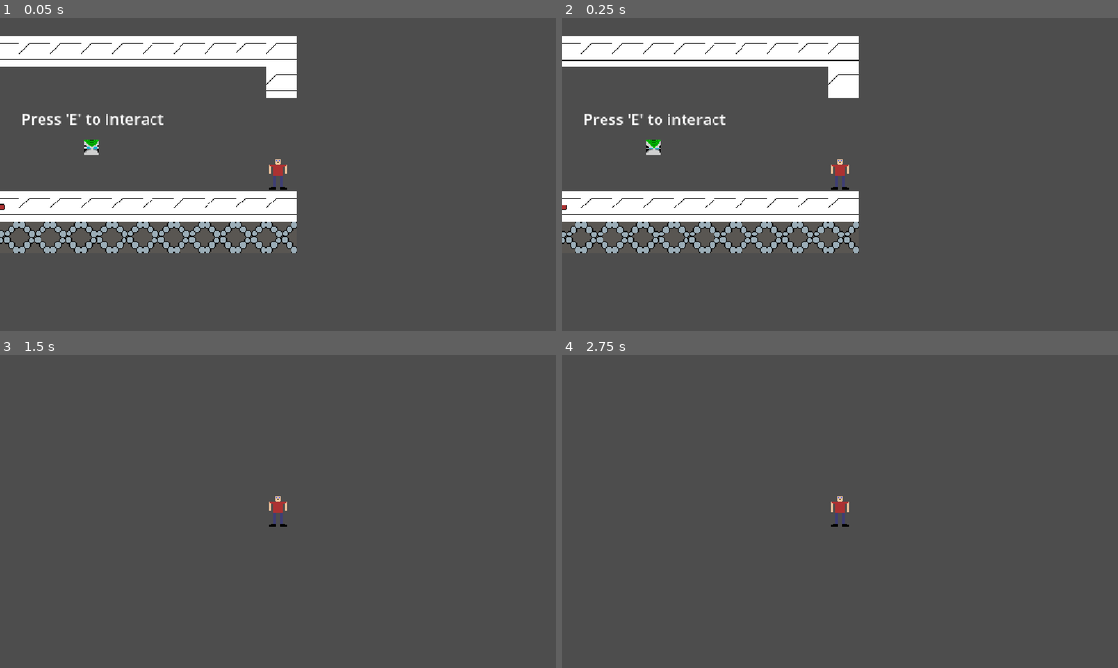
Above: before the commit, frames 1-4 (two rows, left to right).
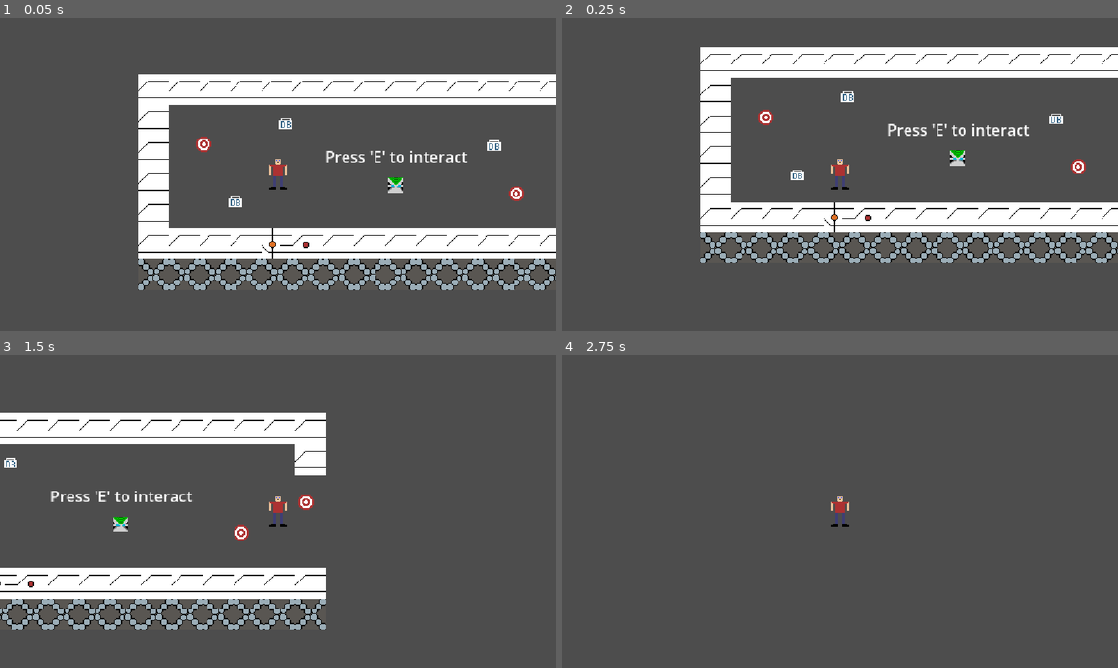
Above: after the commit, the same moments.

Repository: SysadmnIvy27/Final_game_dev
Game: Godot game, scene res://main/main.tscn
The game is run twice, just before and just after one commit, with the same random seed, the same clock (stepped at 60 frames per second) and the same inputs.
Inputs:
- Up to frame 1 (0.05 s): no input
- Up to frame 2 (0.25 s): no input
- Up to frame 3 (1.5 s): tap E (interact) at 0.5, 0.6, 1.25 s; hold D (move_right) from 0.53 s (still down); tap Space (jump) at 0.77, 1.07 s; tap Tab (swap_drone_action, bound only after the commit) at 0.8, 1.35 s
- Up to frame 4 (2.75 s): tap Space (jump) at 1.52, 1.55, 1.82, 2.1 s; tap E (interact) at 2, 2.3 s; release D (move_right) at 2.03 s; hold A (move_left) from 2.03 s (still down)

The runs differ from the first frame. In frame 1, 33% of the frame differs, in the area x 0-100%, y 5-87%; in frame 2, 27%; in frame 3, 16%; in frame 4, less than 0.1%.

Commit message:
v0.1.1 Olivar WIP

Diff:
--- a/entities/items/oliver_item/oliver_item.gd
+++ b/entities/items/oliver_item/oliver_item.gd
@@ -8,6 +8,7 @@
 @onready var detection_range = $detection_range
 @onready var timer = $Cooldown
 @onready var tooltip = $tooltip
+@onready var camera = $Camera2D
 @export var projectile_scene : PackedScene
 var has_owner = false
 var can_teleport = false
@@ -15,9 +16,11 @@
 var SPEED = 100.0
 var team
 var cooldown = 1
-var follow_dist = 50
+var follow_dist = 75
 var teleport_dist = 500
 var move_target : Node
+var modes = ["Sentry","AI","Player Control"]
+var mode = 1
 
 # Called when the node enters the scene tree for the first time.
 func _ready() -> void:
@@ -27,86 +30,115 @@
 # Called every frame. 'delta' is the elapsed time since the previous frame.
 func _physics_process(_delta: float) -> void:
 	if has_owner:
-		# gettitng targets
-		var targets : Array
-		for area in detection_range.get_overlapping_areas():
-			if area.is_in_group("targetable"):
-				targets.append(area)
-				if debug:
-					print(area.name + " area")
-		for body in detection_range.get_overlapping_bodies():
-			if body.is_in_group("targetable"):
-				targets.append(body)
-				if debug:
-					print(body.name + " body")
+		if modes[mode - 1] == "Sentry":
+			Sentry_mode()
+		elif modes[mode - 1] == "AI":
+			AI_mode()
+		elif modes[mode - 1] == "Player Control":
+			Player_Ctrl()
 
-		var closest_target : Node
-		var target_dist : float
-		closest_target = null
-		target_dist = 1000
+func Sentry_mode():
+	attack()
+
+func AI_mode():
+	# gettitng targets
+	var targets : Array
+	for area in detection_range.get_overlapping_areas():
+		if area.is_in_group("targetable"):
+			targets.append(area)
+			if debug:
+				print(area.name + " area")
+	for body in detection_range.get_overlapping_bodies():
+		if body.is_in_group("targetable"):
+			targets.append(body)
+			if debug:
+				print(body.name + " body")
+
+	var closest_target : Node
+	var target_dist : float
+	closest_target = null
+	target_dist = 1000
+	for target in targets:
+		if target.is_in_group("interactable"):
+			if global_position.distance_to(target.global_position) < target_dist:
+				closest_target = target
+				target_dist = global_position.distance_to(target.global_position)
+	move_target = closest_target
+	can_teleport = false
+	if closest_target != null and debug:
+		print("The closest target is: " + closest_target.name + " " + str(target_dist))
+
+	if debug:
+		print("List Start:")
 		for target in targets:
-			if target.is_in_group("interactable"):
-				if global_position.distance_to(target.global_position) < target_dist:
-					closest_target = target
-					target_dist = global_position.distance_to(target.global_position)
-		move_target = closest_target
-		can_teleport = false
-		if closest_target != null and debug:
-			print("The closest target is: " + closest_target.name + " " + str(target_dist))
+			print(target.name + " distance: " + str(global_position.distance_to(target.global_position)))
+
+	if move_target == null:
+		move_target = movement_marker
+		can_teleport = true
+
+	var movement_direction = (move_target.global_position - global_position).normalized()
+
+	var dist = global_position.distance_to(move_target.global_position)
+
+	if dist > follow_dist and dist < teleport_dist and move_target == movement_marker: # follow logic
+		velocity = movement_direction * SPEED
+	elif dist > teleport_dist and can_teleport: # teleportation logic
+		global_position = movement_marker.global_position
+	elif move_target != movement_marker:
+		velocity = movement_direction * SPEED
+	else:
+		if velocity.x > 1.4:
+			velocity.x -= 1
+		elif velocity.x < -1.4:
+			velocity.x += 1
+		elif velocity.x < 1.5 and velocity.x > -1.5:
+			velocity.x = 0
+
+		if velocity.y > 4.8:
+			velocity.y -= 1
+		elif velocity.y < -4.8:
+			velocity.y += 1
+		elif velocity.y < 8.5 and velocity.y > -8.5:
+			velocity.y = 0
 
 		if debug:
-			print("List Start:")
-			for target in targets:
-				print(target.name + " distance: " + str(global_position.distance_to(target.global_position)))
-
-		if move_target == null:
-			move_target = movement_marker
-			can_teleport = true
-
-		var movement_direction = (move_target.global_position - global_position).normalized()
-
-		var dist = global_position.distance_to(move_target.global_position)
-
-		if dist > follow_dist and dist < teleport_dist and move_target == movement_marker: # follow logic
-			velocity = movement_direction * SPEED
-		elif dist > teleport_dist and can_teleport: # teleportation logic
-			global_position = movement_marker.global_position
-		elif move_target != movement_marker:
-			velocity = movement_direction * SPEED
-		else:
-			if velocity.x > 1.4:
-				velocity.x -= 1
-			elif velocity.x < -1.4:
-				velocity.x += 1
-			elif velocity.x < 1.5 and velocity.x > -1.5:
-				velocity.x = 0
-
-			if velocity.y > 1.4:
-				velocity.y -= 1
-			elif velocity.y < -1.4:
-				velocity.y += 1
-			elif velocity.y < 1.5 and velocity.y > -1.5:
-				velocity.y = 0
-
 			print(str(velocity))
 
-		move_and_slide()
+	move_and_slide()
 
-		# attack logic
-		if timer.is_stopped() and has_owner:
-			for area in attack_range.get_overlapping_areas():
-				if area.is_in_group("targetable") and (area.team != "neutral" and area.team != team):
-					shoot(area)
-					timer.start(cooldown)
-					break
+	attack()
+	interaction()
 
-		# interact logic
-		for area in interact_range.get_overlapping_areas():
-			if area.is_in_group("interactable") and (area != owner_entity and area != self):
-				area.interact(self)
-		for body in interact_range.get_overlapping_bodies():
-			if body.is_in_group("interactable") and (body != owner_entity and body != self):
-				body.interact(self)
+func Player_Ctrl():
+	var direction : Vector2
+	direction.x = Input.get_axis("move_left", "move_right")
+	direction.y = Input.get_axis("move_up", "move_down")
+	if direction:
+		velocity = direction * SPEED
+	else:
+		velocity.x = move_toward(velocity.x, 0, SPEED)
+		velocity.y = move_toward(velocity.y, 0, SPEED)
+	move_and_slide()
+	interaction()
+
+func attack():
+	# attack logic
+	if timer.is_stopped() and has_owner:
+		for area in attack_range.get_overlapping_areas():
+			if area.is_in_group("targetable") and (area.team != "neutral" and area.team != team):
+				shoot(area)
+				timer.start(cooldown)
+				break
+
+func interaction():
+	# interact logic
+	for area in interact_range.get_overlapping_areas():
+		if area.is_in_group("interactable") and (area != owner_entity and area != self):
+			area.interact(self)
+	for body in interact_range.get_overlapping_bodies():
+		if body.is_in_group("interactable") and (body != owner_entity and body != self):
+			body.interact(self)
 
 func shoot(entity):
 	var projectile = projectile_scene.instantiate() #instance projectile
--- a/entities/items/oliver_item/oliver_item.tscn
+++ b/entities/items/oliver_item/oliver_item.tscn
@@ -24,6 +24,7 @@
 
 [node name="hitbox" type="CollisionShape2D" parent="." unique_id=1121818888]
 shape = SubResource("RectangleShape2D_4cw7c")
+one_way_collision = true
 
 [node name="sprite" type="Sprite2D" parent="." unique_id=904512027]
 texture = SubResource("AtlasTexture_i8nuk")
@@ -52,3 +53,5 @@
 offset_right = 75.0
 offset_bottom = -18.0
 text = "Press 'E' to interact"
+
+[node name="Camera2D" type="Camera2D" parent="." unique_id=980045190]
--- a/levels/tutorial_level/tutorial_level.tscn
+++ b/levels/tutorial_level/tutorial_level.tscn
@@ -1,7 +1,9 @@
 [gd_scene format=4 uid="uid://d0ts0d2i7lpl2"]
 
 [ext_resource type="Texture2D" uid="uid://d2glj8vnryooi" path="res://assets/level/main_ship_tiles/ship_foreground.png" id="1_6q8av"]
+[ext_resource type="PackedScene" uid="uid://br2htl5ajef0b" path="res://entities/items/debug_target/debug_target.tscn" id="3_jvosh"]
 [ext_resource type="PackedScene" uid="uid://nckq0eghpx3r" path="res://entities/items/oliver_item/oliver_item.tscn" id="3_otwf7"]
+[ext_resource type="PackedScene" uid="uid://d0b7kskktr72p" path="res://entities/items/debug_item/debug_item.tscn" id="4_r2trq"]
 
 [sub_resource type="TileSetAtlasSource" id="TileSetAtlasSource_pvtug"]
 texture = ExtResource("1_6q8av")
@@ -28,3 +30,21 @@
 
 [node name="OlivarItem" parent="." unique_id=136021154 instance=ExtResource("3_otwf7")]
 position = Vector2(11, -45)
+
+[node name="DebugTarget" parent="." unique_id=1132471478 instance=ExtResource("3_jvosh")]
+position = Vector2(-188, -87)
+
+[node name="DebugTarget2" parent="." unique_id=984029971 instance=ExtResource("3_jvosh")]
+position = Vector2(203, -68)
+
+[node name="DebugItem" parent="." unique_id=1900671782 instance=ExtResource("4_r2trq")]
+position = Vector2(-155, -29)
+
+[node name="DebugItem2" parent="." unique_id=1243843097 instance=ExtResource("4_r2trq")]
+position = Vector2(113, -87)
+
+[node name="DebugItem3" parent="." unique_id=1241238144 instance=ExtResource("4_r2trq")]
+position = Vector2(-103, -110)
+
+[node name="DebugTarget3" parent="." unique_id=1505861102 instance=ExtResource("3_jvosh")]
+position = Vector2(136, -36)
--- a/main/main.tscn
+++ b/main/main.tscn
@@ -6,7 +6,7 @@
 [node name="Main" type="Node2D" unique_id=1666047460]
 
 [node name="Player" parent="." unique_id=2113876882 instance=ExtResource("2_xwkvk")]
-position = Vector2(88, -49)
+position = Vector2(-227, -96)
 
 [node name="TutorialLevel" parent="." unique_id=1734787136 instance=ExtResource("2_pjrb6")]
 position = Vector2(-116.02562, -39.425232)
--- a/player/player.gd
+++ b/player/player.gd
@@ -1,9 +1,11 @@
 extends CharacterBody2D
 
 @onready var interaction_range = $interaction_range
+@onready var camera = $Camera2D
 const SPEED = 300.0
 const JUMP_VELOCITY = -400.0
 var team = "friendly"
+var lock_movement = false
 var drone : Node
 
 func _ready() -> void:
@@ -21,21 +23,37 @@
 				print("interacting with " + body.name)
 				body.interact(self)
 				break
+	# swapping drone logic
+	if Input.is_action_just_pressed("swap_drone_action") and drone != null:
+		if drone.mode < len(drone.modes):
+			drone.mode += 1
+		else:
+			drone.mode = 1
+
+		if drone.mode == 3:
+			camera.enabled = false
+			drone.camera.enabled = true
+			lock_movement = true
+		else:
+			camera.enabled = true
+			drone.camera.enabled = false
+			lock_movement = false
 
 	# Add the gravity.
 	if not is_on_floor():
 		velocity += get_gravity() * delta
 
-	# Handle jump.
-	if Input.is_action_just_pressed("jump") and is_on_floor():
-		velocity.y = JUMP_VELOCITY
+	if not lock_movement:
+		# Handle jump.
+		if Input.is_action_just_pressed("jump") and is_on_floor():
+			velocity.y = JUMP_VELOCITY
 
-	# Get the input direction and handle the movement/deceleration.
-	# As good practice, you should replace UI actions with custom gameplay actions.
-	var direction := Input.get_axis("move_left", "move_right")
-	if direction:
-		velocity.x = direction * SPEED
-	else:
-		velocity.x = move_toward(velocity.x, 0, SPEED)
+		# Get the input direction and handle the movement/deceleration.
+		# As good practice, you should replace UI actions with custom gameplay actions.
+		var direction := Input.get_axis("move_left", "move_right")
+		if direction:
+			velocity.x = direction * SPEED
+		else:
+			velocity.x = move_toward(velocity.x, 0, SPEED)
 
-	move_and_slide()
+		move_and_slide()
--- a/project.godot
+++ b/project.godot
@@ -61,6 +61,21 @@
 "events": [Object(InputEventKey,"resource_local_to_scene":false,"resource_name":"","device":-1,"window_id":0,"alt_press …(192 unchanged characters)…
 ]
 }
+swap_drone_action={
+"deadzone": 0.2,
+"events": [Object(InputEventKey,"resource_local_to_scene":false,"resource_name":"","device":-1,"window_id":0,"alt_pressed":false,"shift_pressed":false,"ctrl_pressed":false,"meta_pressed":false,"pressed":false,"keycode":0,"physical_keycode":4194306,"key_label":0,"unicode":0,"location":0,"echo":false,"script":null)
+]
+}
+move_up={
+"deadzone": 0.2,
+"events": [Object(InputEventKey,"resource_local_to_scene":false,"resource_name":"","device":-1,"window_id":0,"alt_pressed":false,"shift_pressed":false,"ctrl_pressed":false,"meta_pressed":false,"pressed":false,"keycode":0,"physical_keycode":87,"key_label":0,"unicode":119,"location":0,"echo":false,"script":null)
+]
+}
+move_down={
+"deadzone": 0.2,
+"events": [Object(InputEventKey,"resource_local_to_scene":false,"resource_name":"","device":-1,"window_id":0,"alt_pressed":false,"shift_pressed":false,"ctrl_pressed":false,"meta_pressed":false,"pressed":false,"keycode":0,"physical_keycode":83,"key_label":0,"unicode":115,"location":0,"echo":false,"script":null)
+]
+}
 
 [physics]
 
Not shown: 1 places in entities/items/oliver_item/oliver_item.tscn that only renumber resources
